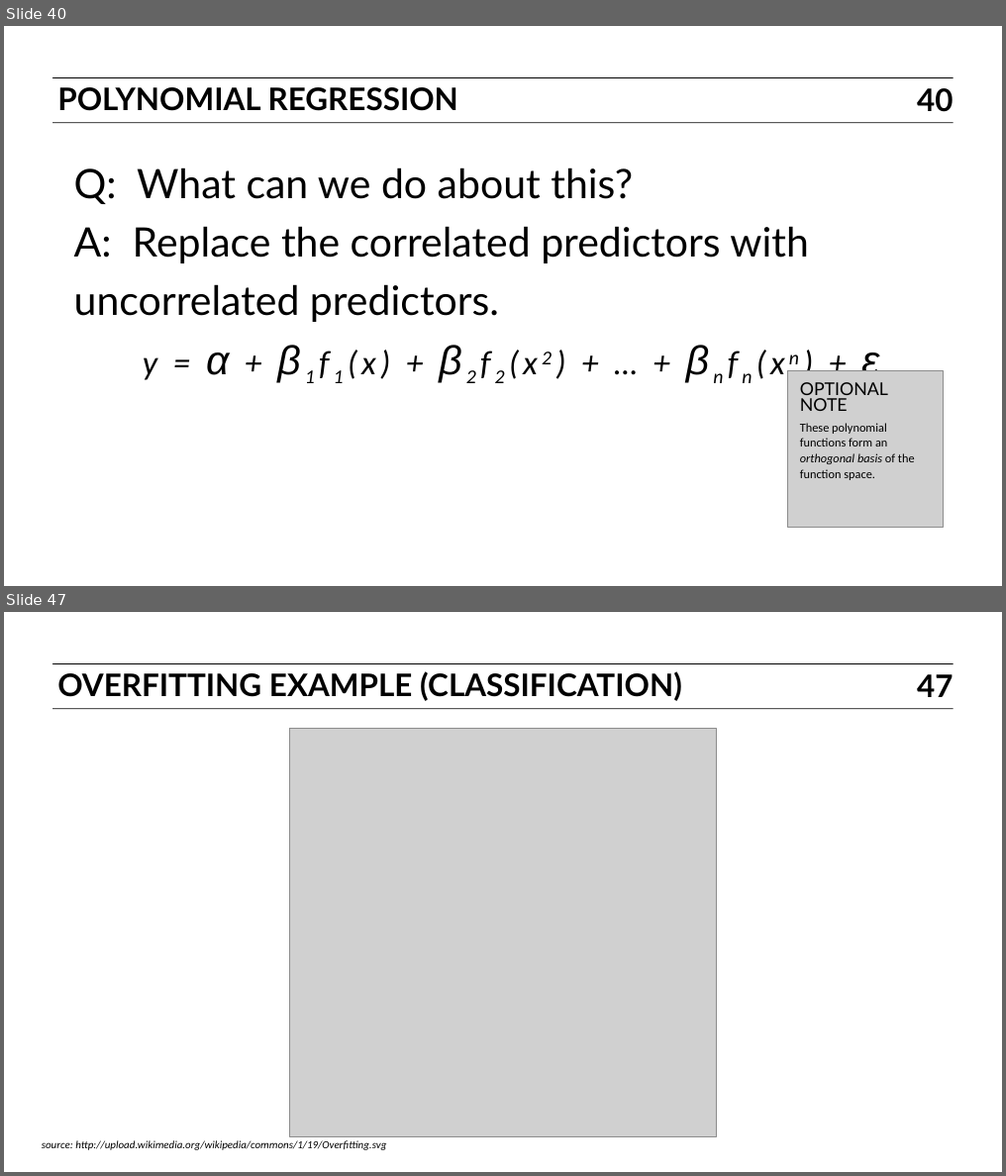
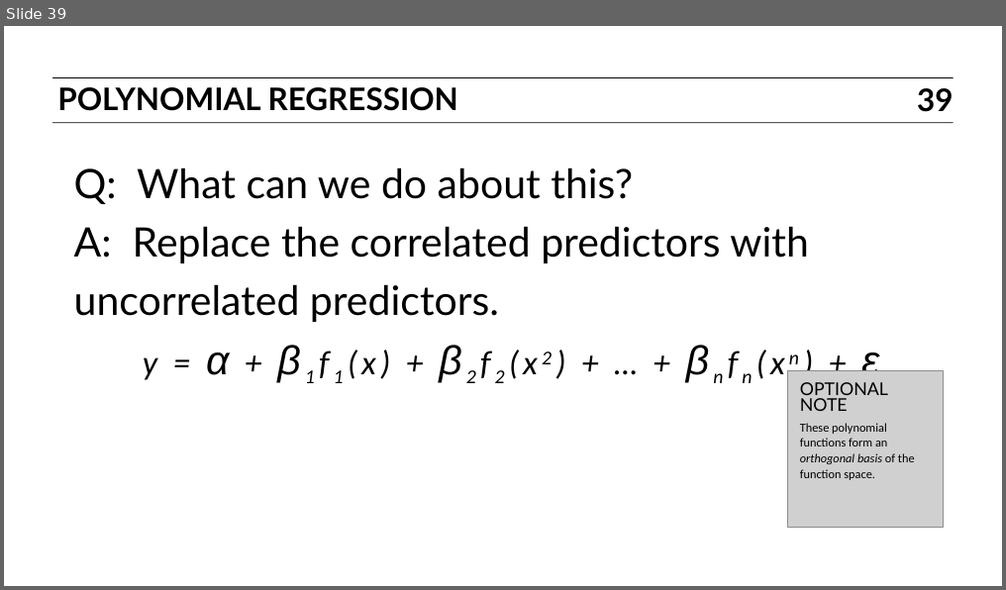
Before and after one commit to ajschumacher/gadsdc, a slide deck: 07-linear/slides.pptx. Shown one above the other, each under a label of ours: slides 40 and 47 before the commit, slide 39 after it; the slides between them are not shown. The pictures are 1006x1176 and 1006x590 pixels, drawn with LibreOffice and Linux fonts; fonts in the diff are those of the drawing; grey boxes stand for pictures. Boxes give left, top, right and bottom in pixels: in the first picture for what was removed or moved away, otherwise in the second. Text is boxed around its words. In the diff, an @@ line names an element or a change of style, - is before the commit and + after.

```diff
--- a/07-linear/slides.pptx
+++ b/07-linear/slides.pptx
@@ slide 47 removed at box(4, 612, 1002, 1172), background #FFFFFF; not listed: 2 template elements that a slide beside it also shows @@
@@ text removed at box(57, 671, 682, 701) @@
-OVERFITTING EXAMPLE (CLASSIFICATION)
@@ page number removed at box(917, 674, 952, 697) @@
-47
@@ picture removed at box(289, 729, 716, 1139) @@
@@ text removed at box(42, 1141, 386, 1151) @@
-source: http://upload.wikimedia.org/wikipedia/commons/1/19/Overfitting.svg
@@ what was slide 40 is now slide 39 @@
@@ page number at box(917, 88, 952, 112): text changed @@
-40
+39
```
Also in this commit, not shown: 10 slides changed, 29 other slides removed, 2 other files.
